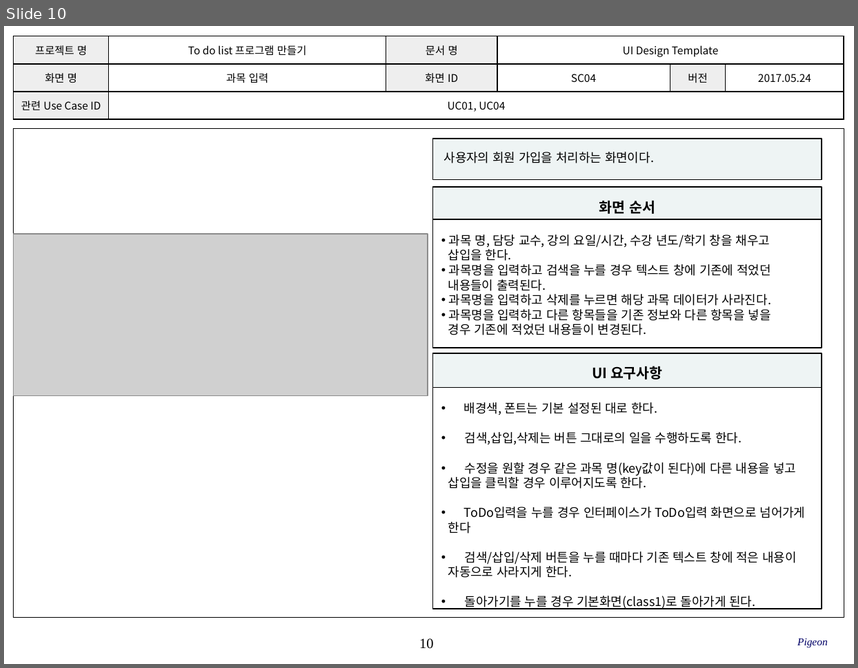
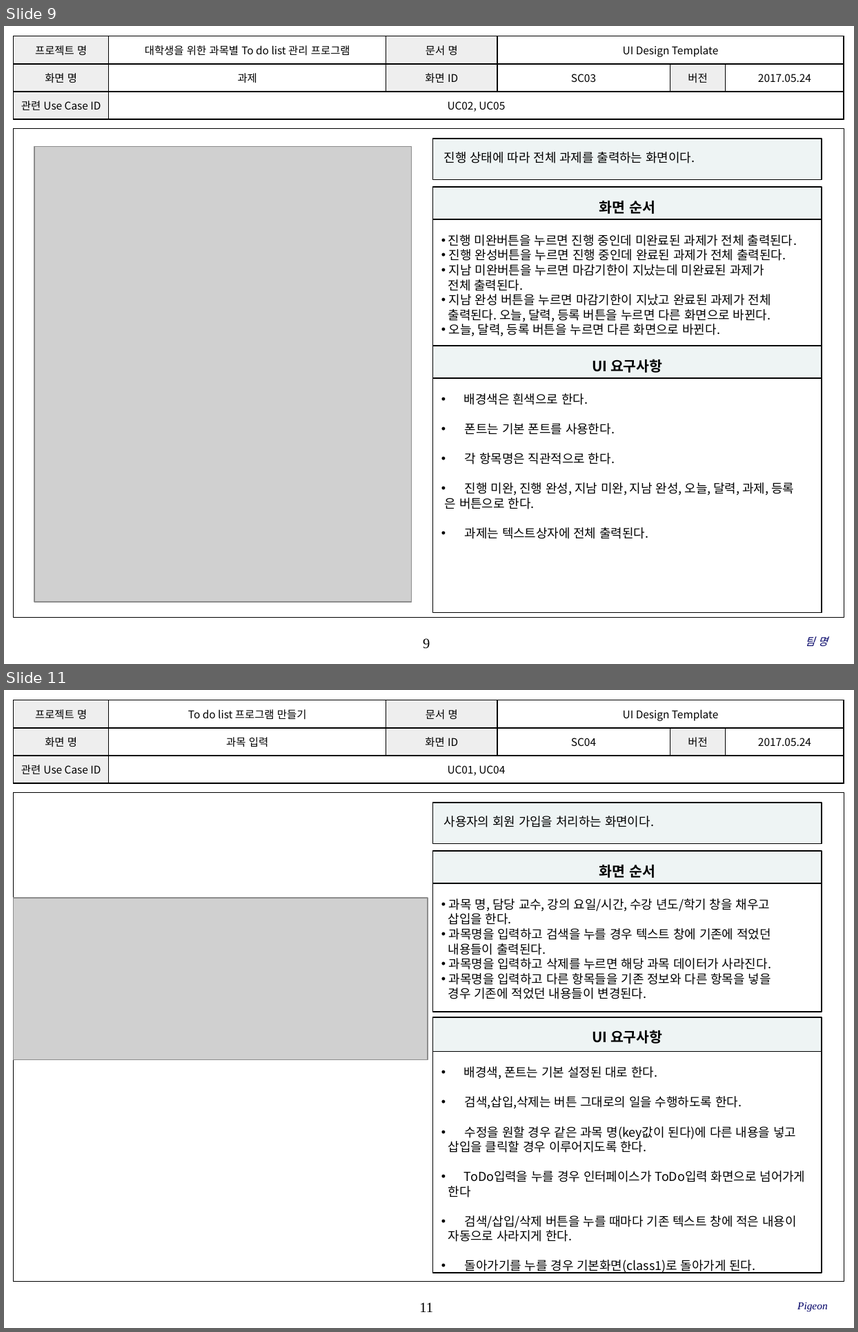
Before and after one commit to SE-admin/9, a slide deck: doc/3_ 설계서/UI Design Template_9_pigeon.pptx. Shown one above the other, each under a label of ours: slide 10 before the commit, slides 9 and 11 after it; the slides between them are not shown. The pictures are 858x668 and 858x1332 pixels, drawn with LibreOffice and Linux fonts; fonts in the diff are those of the drawing; grey boxes stand for pictures; background and template pictures are left out. Boxes give left, top, right and bottom in pixels: in the first picture for what was removed or moved away, otherwise in the second. Text is boxed around its words. In the diff, an @@ line names an element or a change of style, - is before the commit and + after.

Commit message:
# 서류 # 설계서 Class Design_9_pigeon.pptx # 4,7,8,9,10p # System Process 및 SC02, SC03 UI Design Template 작성

```diff
--- a/doc/3_ 설계서/UI Design Template_9_pigeon.pptx
+++ b/doc/3_ 설계서/UI Design Template_9_pigeon.pptx
@@ slide 9 added at box(4, 26, 854, 664), background #FFFFFF; not listed: 2 template elements that a slide beside it also shows @@
@@ table added at box(14, 36, 843, 120), 3 rows, 6 columns @@
+프로젝트 명 | 대학생을 위한 과목별 To do list 관리 프로그램 | 문서 명 | UI Design Template |  | 
+화면 명 | 과제 | 화면 ID | SC03 | 버전 | 2017.05.24
+관련 Use Case ID | UC02, UC05 |  |  |  | 
@@ picture added at box(34, 147, 412, 601) @@
@@ rectangle added at box(433, 138, 822, 179), fill #EEF4F4, outline #000000 1 pt, 10.5 pt, text #000000 @@
+진행 상태에 따라 전체 과제를 출력하는 화면이다.
@@ rectangle added at box(433, 187, 822, 219), fill #EEF4F4, outline #000000 1 pt, 12 pt, text #000000, bold @@
+화면 순서
@@ rectangle added at box(433, 219, 822, 345), fill #FFFFFF, outline #000000 1 pt, 10.5 pt, text #000000 @@
+• 진행 미완버튼을 누르면 진행 중인데 미완료된 과제가 전체 출력된다.
+• 진행 완성버튼을 누르면 진행 중인데 완료된 과제가 전체 출력된다.
+• 지남 미완버튼을 누르면 마감기한이 지났는데 미완료된 과제가
+전체 출력된다.
+• 지남 완성 버튼을 누르면 마감기한이 지났고 완료된 과제가 전체
+출력된다. 오늘, 달력, 등록 버튼을 누르면 다른 화면으로 바뀐다.
+• 오늘, 달력, 등록 버튼을 누르면 다른 화면으로 바뀐다.
@@ rectangle added at box(433, 345, 822, 378), fill #EEF4F4, outline #000000 1 pt, 12 pt, text #000000, bold @@
+UI 요구사항
@@ rectangle added at box(433, 378, 822, 612), fill #FFFFFF, outline #000000 1 pt, 10.5 pt, text #000000 @@
+• 배경색은 흰색으로 한다.
+• 폰트는 기본 폰트를 사용한다.
+• 각 항목명은 직관적으로 한다.
+• 진행 미완, 진행 완성, 지남 미완, 지남 완성, 오늘, 달력, 과제, 등록
+은 버튼으로 한다.
+• 과제는 텍스트상자에 전체 출력된다.
@@ text added at box(805, 637, 828, 646), 9 pt, text #000066, italic @@
+팀 명
@@ what was slide 10 is now slide 11 @@
@@ page number at box(419, 1302, 433, 1312): text changed @@
-10
+11
```
Also in this commit, not shown: 1 slide changed, 3 other slides added, 3 slides removed.
